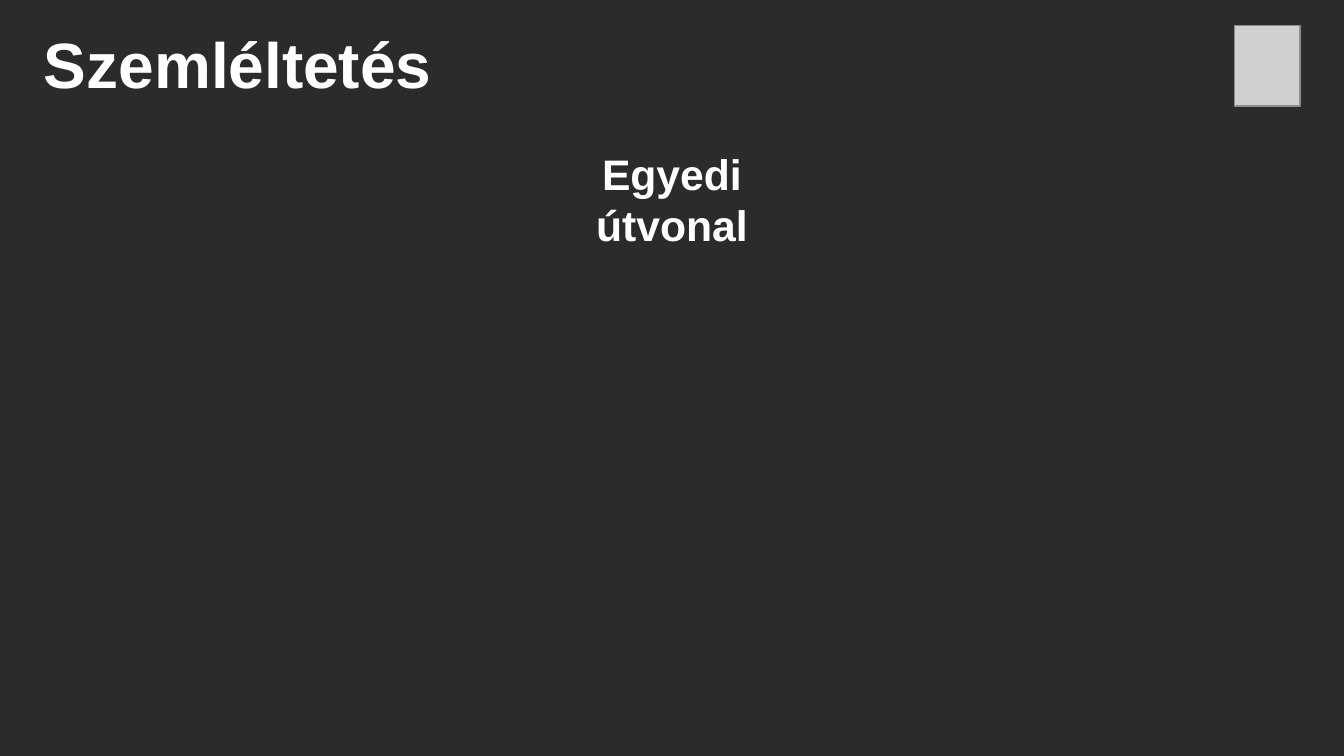
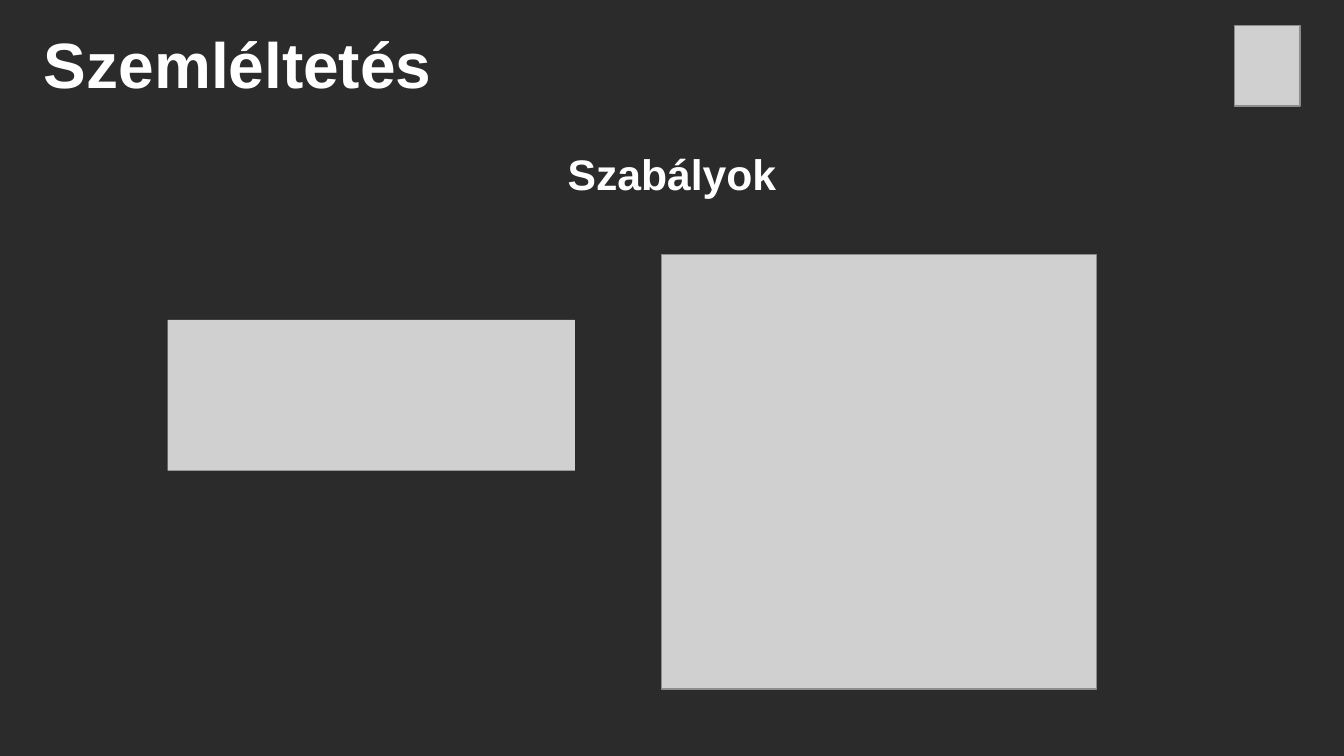
Before and after one commit to Py-xel/MazeGen, a slide deck: slide 6 of src/documentation/Presentation.pptx. Drawn at 1344x756 pixels with LibreOffice and Linux fonts; fonts in the diff are those of the drawing; grey boxes stand for pictures; background and template pictures are left out; a plain dark background stands for a picture behind light text. Boxes give left, top, right and bottom in pixels: in the first picture for what was removed or moved away, otherwise in the second. Text is boxed around its words. In the diff, an @@ line names an element or a change of style, - is before the commit and + after.

```diff
--- a/src/documentation/Presentation.pptx
+++ b/src/documentation/Presentation.pptx
@@ text at [568, 158, 777, 199]: text changed @@
-Egyedi útvonal
+Szabályok
@@ picture added at [662, 255, 1096, 689] @@
@@ picture added at [168, 320, 575, 471] @@
```
Also in this commit, not shown: 1 other slide changed, 4 slides added, 2 slides removed, 15 other files.
